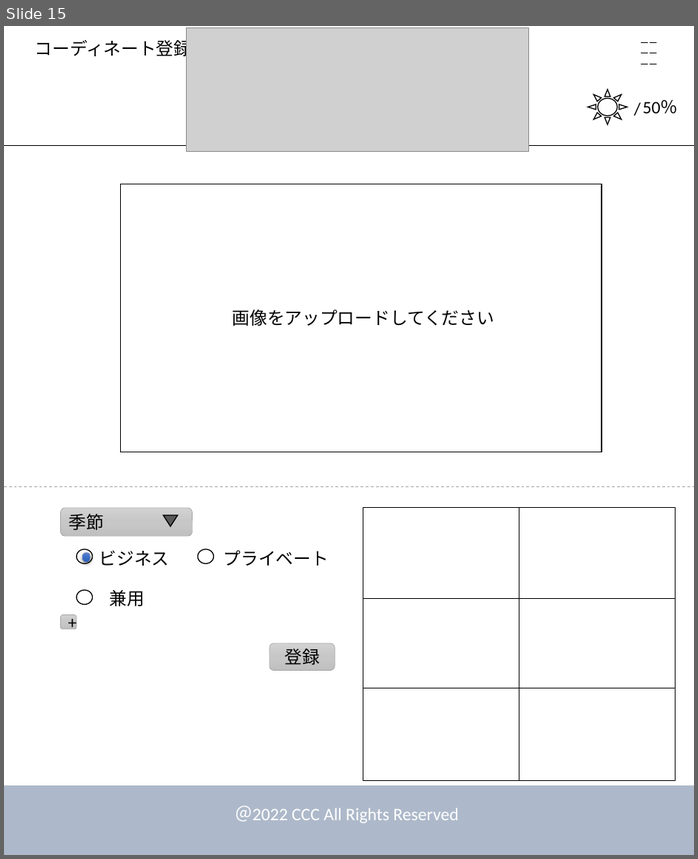
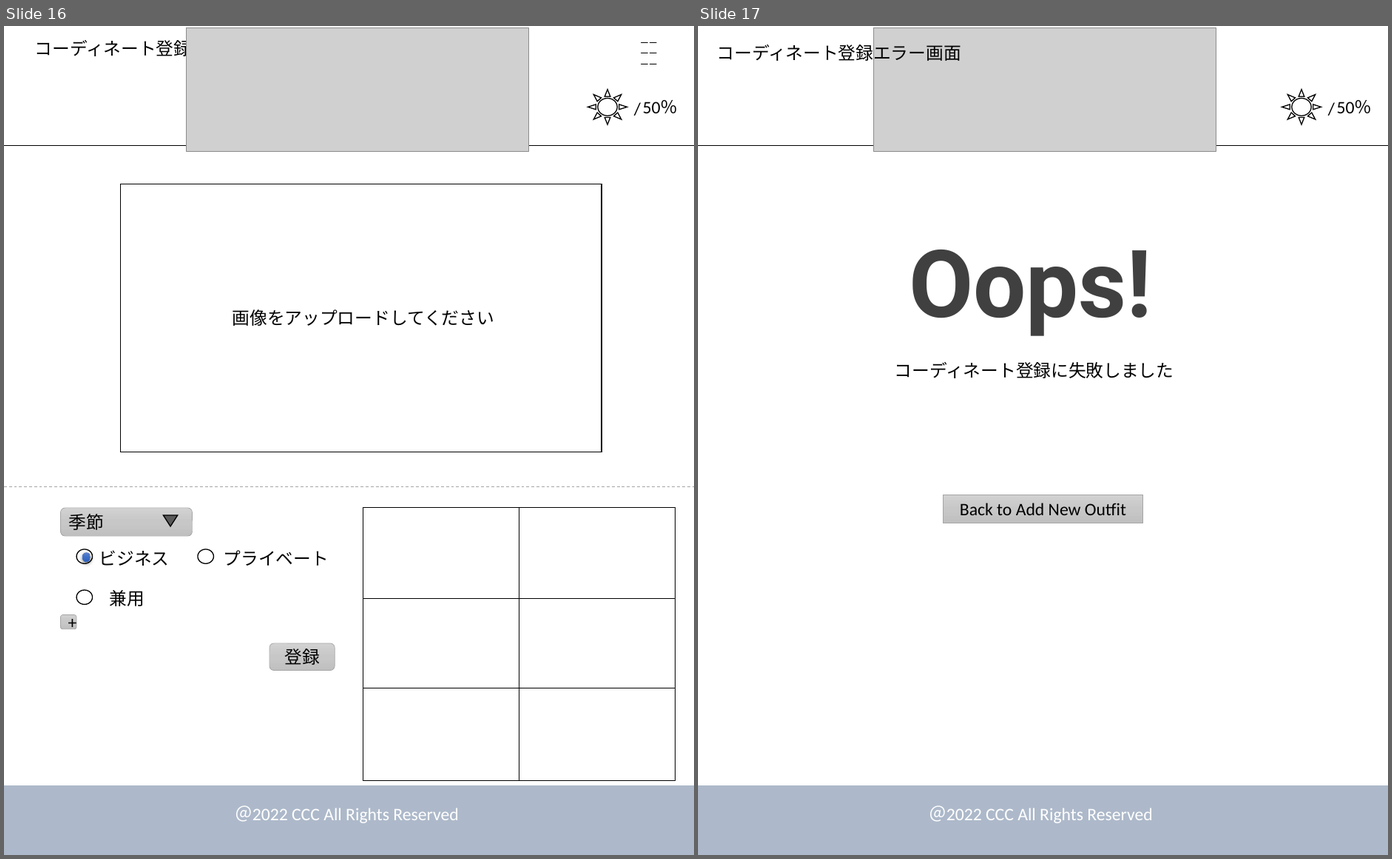
Before and after one commit to dojo2022/E-4, a slide deck: doc/デザイン.pptx. Shown side by side, each under a label of ours: slide 15 before the commit, slides 16 and 17 after it. The pictures are 698x859 and 1392x859 pixels, drawn with LibreOffice and Linux fonts; fonts in the diff are those of the drawing; grey boxes stand for pictures. Boxes give left, top, right and bottom in pixels: in the first picture for what was removed or moved away, otherwise in the second. Text is boxed around its words. In the diff, an @@ line names an element or a change of style, - is before the commit and + after.

```diff
--- a/doc/デザイン.pptx
+++ b/doc/デザイン.pptx
@@ slide 17 added at (698,26,1388,855), background #FFFFFF @@
@@ text added at (717,42,961,64), 18 pt, text #000000 @@
+コーディネート登録エラー画面
@@ picture added at (873,27,1217,151) @@
@@ sun added at (1283,89,1322,124), fill #FFFFFF, outline #000000 1 pt @@
@@ text added at (1322,94,1355,122), 18 pt, text #000000 @@
+/
@@ text added at (1337,100,1373,113), 18 pt, text #000000 @@
+50％
@@ line added from (698, 145) to (1388, 145), #000000 0.5 pt @@
@@ text added at (909,249,1152,336), 96 pt, text #404040, bold @@
+Oops!
@@ text added at (895,362,1175,378), 18 pt, text #000000 @@
+コーディネート登録に失敗しました
@@ rectangle added at (944,494,1143,523), fill gradient #D2D2D2 to #C8C8C8 to #C0C0C0, outline #A5A5A5 0.5 pt, 18 pt, text #000000 @@
+Back to Add New Outfit
@@ rectangle added at (698,785,1388,855), fill #ADB9CA, outline #ADB9CA 1 pt @@
@@ text added at (929,805,1152,823), 18 pt, text #FFFFFF @@
+＠2022 CCC All Rights Reserved
@@ what was slide 15 is now slide 16 @@
```
Also in this commit, not shown: 1 slide changed, 1 other slide added.
